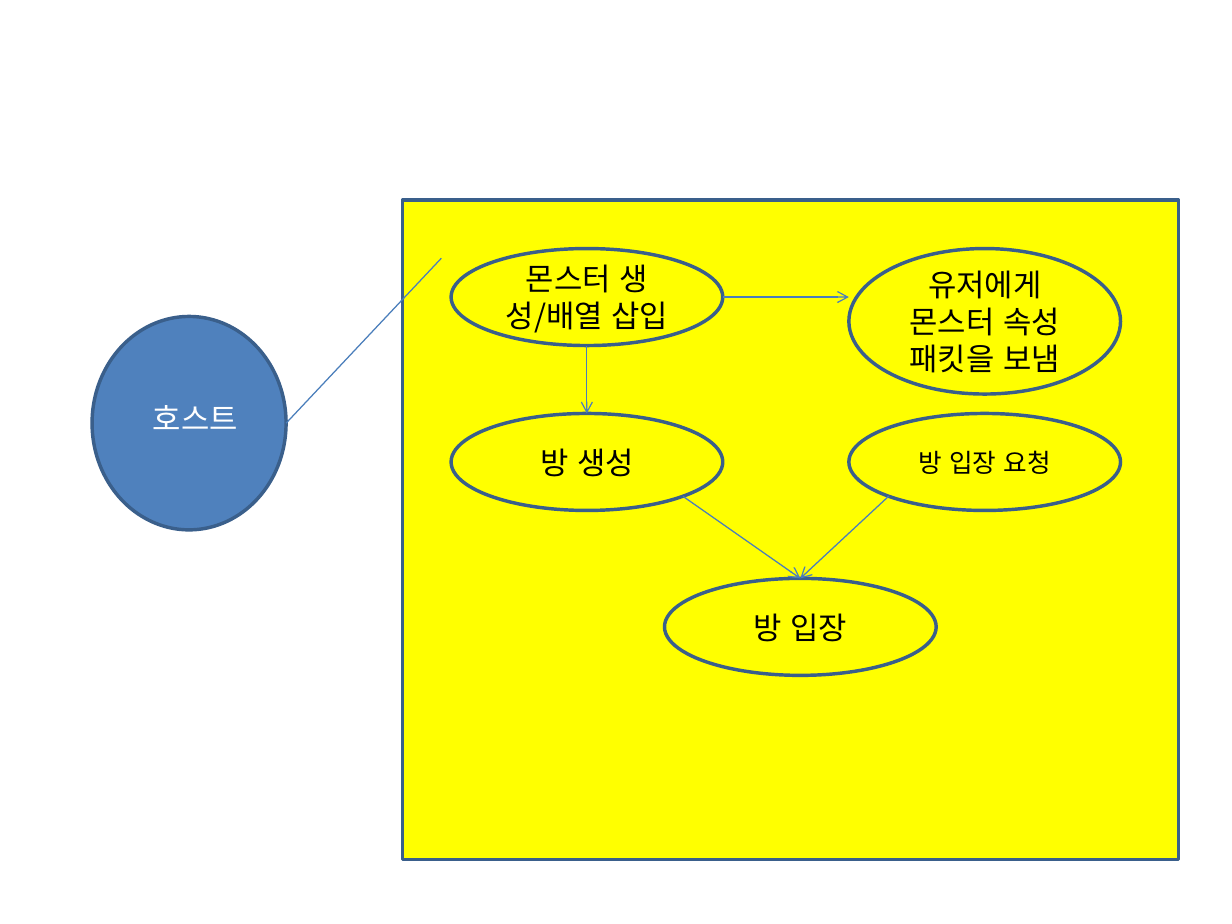
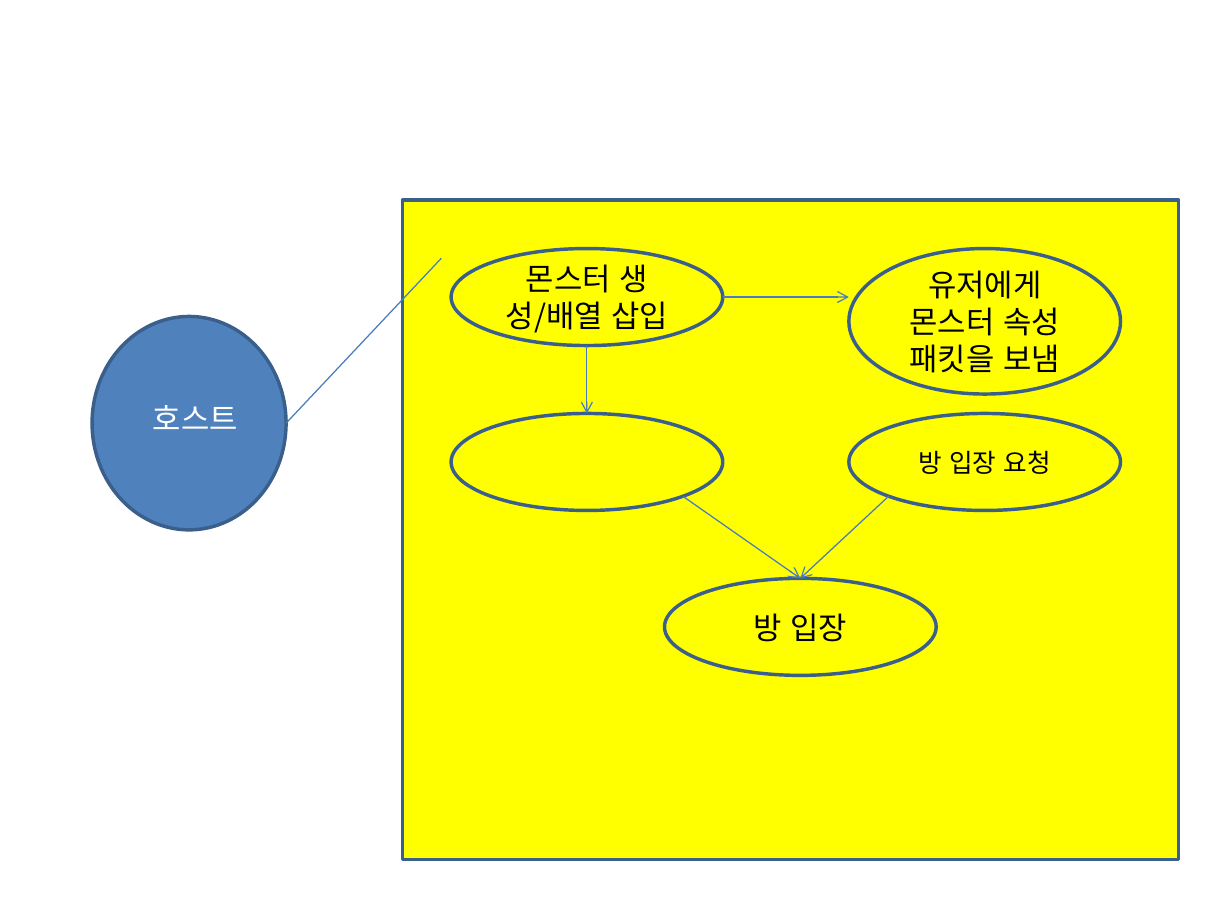
Before and after one commit to eslia0/Nightmare-Break-BackUp, a slide deck: slide 6 of 프로그래밍 기획(서버).pptx. Drawn at 1232x924 pixels with LibreOffice and Linux fonts; fonts in the diff are those of the drawing. Boxes give left, top, right and bottom in pixels: in the first picture for what was removed or moved away, otherwise in the second. Text is boxed around its words. In the diff, an @@ line names an element or a change of style, - is before the commit and + after.

```diff
--- a/프로그래밍 기획(서버).pptx
+++ b/프로그래밍 기획(서버).pptx
@@ text in ellipse at box(540, 448, 634, 477): text removed @@
-방 생성
```
Also in this commit, not shown: 2 slides added, 4 other files.
